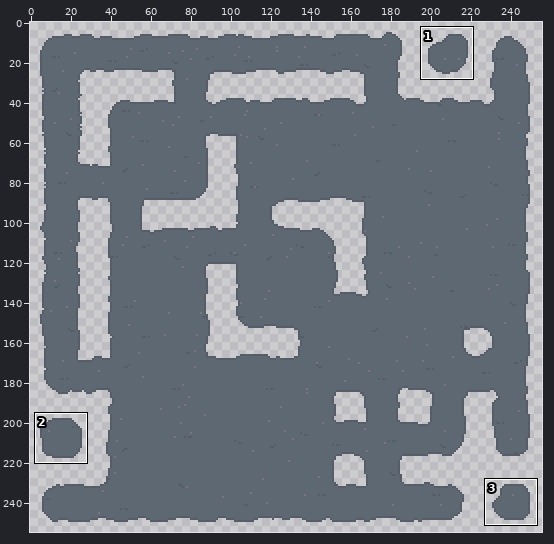
A pixel-art file gets an edit: assets/echelon_tiles/pavement_tiles.aseprite. Above: a wide view before the commit, with the close-up outlined.
Close-up. Before:
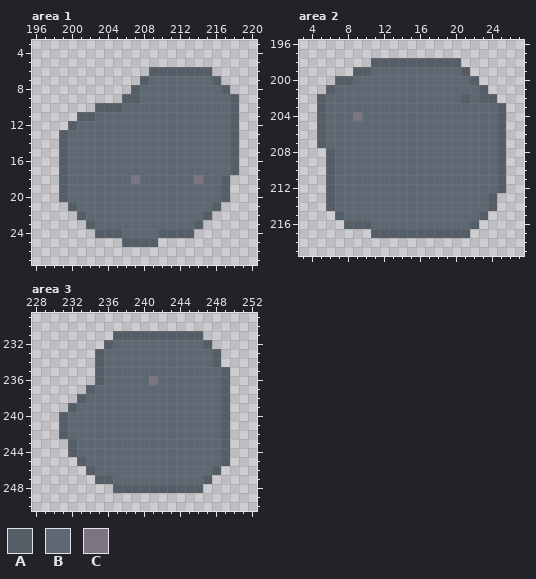
256x256 pixels, 1 frame. Shown: area 1: x 196..220, y 3..27; area 2: x 3..27, y 196..219; area 3: x 228..252, y 229..250. The wide view leaves out empty margins. The commit also changed other parts of the picture, which this record leaves out.
Visible layers, top first: "speckle-lines", "speckle-dots", "base".
Palette (. is transparent): A #555e67  B #5d6872  C #7c7483
Pixels before, area 1, first column x 199:
 6 ..........AAAAAAA...
 7 .........ABBBBBBBA..
 8 ........ABBBBBBBBBA.
 9 .......AABBBBBBBBBBA
10 ....AAABBBBBBBBBBBBA
11 ..AABBBBBBBBBBBBBBBA
12 .ABBBBBBBBBBBBBBBBBA
13 ABBBBBBBBBBBBBBBBBBA
14 ABBBBBBBBBBBBBBBBBBA
15 ABBBBBBBBBBBBBBBBBBA
16 ABBBBBBBBBBBBBBBBBBA
17 ABBBBBBBBBBBBBBBBBBA
18 ABBBBBBBCBBBBBBCBBA.
19 ABBBBBBBBBBBBBBBBBA.
20 ABBBBBBBBBBBBBBBBBA.
21 .ABBBBBBBBBBBBBBBA..
22 ..ABBBBBBBBBBBBBA...
23 ...ABBBBBBBBBBBA....
24 ....AAABBBBAAAA.....
25 .......AAAA.........
Pixels before, area 2, first column x 5:
198 ......AAAAAAAAAA.....
199 ....AABBBBBBBBBBA....
200 ..AABBBBBBBBBBBBBA...
201 .ABBBBBBBBBBBBBBBBA..
202 ABBBBBBBBBBBBBBBABAA.
203 ABBBBBBBBBBBBBBBBBBBA
204 ABBBCBBBBBBBBBBBBBBBA
205 ABBBBBBBBBBBBBBBBBBBA
206 ABBBBBBBBBBBBBBBBBBBA
207 ABBBBBBBBBBBBBBBBBBBA
208 .ABBBBBBBBBBBBBBBBBBA
209 .ABBBBBBBBBBBBBBBBBBA
210 .ABBBBBBBBBBBBBBBBBBA
211 .ABBBBBBBBBBBBBBBBBBA
212 .ABBBBBBBBBBBBBBBBBBA
213 .ABBBBBBBBBBBBBBBBBA.
214 .ABBBBBBBBBBBBBBBBBA.
215 ..ABBBBBBBBBBBBBBBA..
216 ...AAABBBBBBBBBBBA...
217 ......AAAAAAAAAAA....
Pixels before, area 3, first column x 231:
231 ......AAAAAAAAAA...
232 .....ABBBBBBBBBBA..
233 ....ABBBBBBBBBBBBA.
234 ....ABBBBBBBBBBBBA.
235 ....ABBBBBBBBBBBBBA
236 ....ABBBBBCBBBBBBBA
237 ...ABBBBBBBBBBBBBBA
238 ..ABBBBBBBBBBBBBBBA
239 .ABBBBBBBBBBBBBBBBA
240 ABBBBBBBBBBBBBBBBBA
241 ABBBBBBBBBBBBBBBBBA
242 ABBBBBBBBBBBBBBBBBA
243 .ABBBBBBBBBBBBBBBBA
244 .ABBBBBBBBBBBBBBBBA
245 ..ABBBBBBBBBBBBBBBA
246 ...ABBBBBBBBBBBBBA.
247 ....AABBBBBBBBBBA..
248 ......AAAAAAAAAA...
Now the later version:
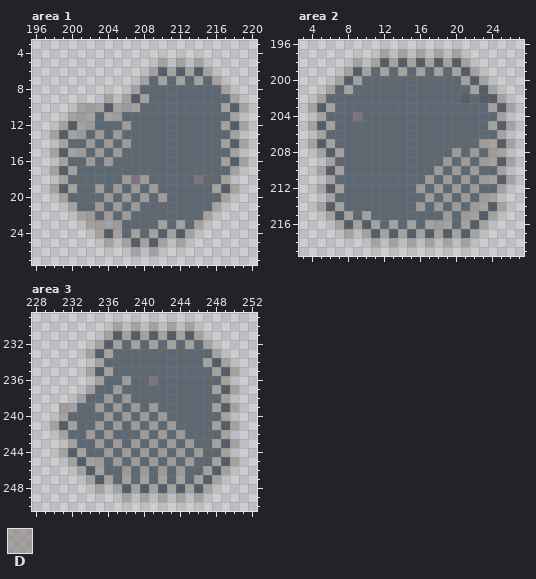
Colours new in this view: D #7c777080
Change:
layer "rocks" opacity 50% added
Changed rows in their new state; - is an unchanged pixel.
Area 1, layer "rocks":
first column x 198:
 5 ------------D-D-D-----
 6 -----------D-D-D-D----
 7 ----------D-D-D-D-D---
 8 ---------D---------D--
 9 ------D-D-D---------D-
10 ---DDD-DDD---------D-D
11 --DDD-DD------------D-
12 -D-DD---D----------D-D
13 D-DD-D-D------------D-
14 -D--D-D-D----------D-D
15 D-DD-D-D------------D-
16 -D--D-D------------D-D
17 D-D-----------------D-
18 -D------D-D--------D--
19 D-D--D-D-D-D------D-D-
20 -D----D-D-D-D------D--
21 --D--D-D-D--------D---
22 ---DD-D-D--------D----
23 ----DDDD----D-D-D-----
24 -----D-D-D-D-D-D------
25 ------D-D-D-D-D-------
26 ---------D-D----------
Area 2, layer "rocks":
first column x 4:
197 --------D-D-D-D-D------
198 -----D-D-D-D-D-D-D-----
199 ----D-D-D-D-D-D-D-D----
200 ---D-D-----------D-D---
201 --D-D-------------D-D--
202 -D-------------------D-
203 D-D-----------------D-D
204 -D-------------------D-
205 D-D-----------------D-D
206 -D-------------------D-
207 D-D----------------DD-D
208 -D-D------------D-D-DD-
209 --D------------D-D-DD-D
210 -D-D----------D-D-D--D-
211 --D----------D-D-D-DD-D
212 -D-D--------D-D-D-D--D-
213 --D----------D-D-D-DD--
214 -D-D--------D-D-D-DD-D-
215 --D-D-D--------D-DD-D--
216 ---D-D-D-D-D-DDD-D-D---
217 ----D-D-D-D-D-D-D-D----
218 -------D-D-D-D-D-D-----
Area 3, layer "rocks":
first column x 230:
230 -------D-D-D-D-D-----
231 ------D-D-D-D-D-D----
232 -----D-D-D-D-D-D-D---
233 ----D-D-----------D--
234 -----D-----------D-D-
235 ----D-D-----------D-D
236 -----D--D----------D-
237 ----D--D----------D-D
238 ---D--D-D----------D-
239 -DD--D-D-D-D------D-D
240 -D----D-D-D-D------D-
241 D-D--D-D-D-D-D----D-D
242 -D--D-D---D-D-D----D-
243 --D--D-D-D-D-D-D--D-D
244 -D-D--D-D-D-D-D-D--D-
245 --D-DD-D-D-D-D-D--D-D
246 ---D-D--D-D-D-D--D-D-
247 ----D-D-D-D-D-D-D-D--
248 -----D-D-D-D-D-D-D---
249 --------D-D-D-D-D----
Pixel boxes of the changes (left, top, right, bottom) in both close-ups:
changed: (50, 58, 248, 256)
changed: (308, 49, 515, 247)
changed: (50, 322, 239, 502)
